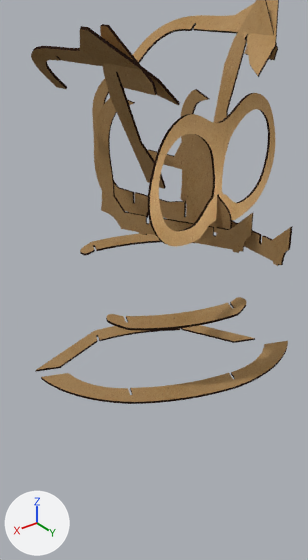
A saved change to the Blender file LaserConstructionPlan/snowyOwl_smal.blend.
Rendered twice from the file's camera 'Camera.001'. The axes (+X, +Y, +Z) are drawn at lower left. The lights are the same throughout. The same objects are shown in both versions, whatever each file hides.

Before the edit, the objects in view are built like this:
```python
ob_beaktoear_l = bpy.data.objects.new('BeakToEar_L', cu_earandeyerest)
ob_beaktoear_l.parent = ob_headrotationpivot
ob_beaktoear_l.location = (0.525, 0.36, 6.065)
ob_beaktoear_l.rotation_euler = (1.99, 0.0, 1.571)  # degrees (114, 0, 90)
ob_beaktoear_r = bpy.data.objects.new('BeakToEar_R', cu_earandeyerest)
ob_beaktoear_r.parent = ob_headrotationpivot
ob_beaktoear_r.location = (-0.531, 0.36, 6.078)
ob_beaktoear_r.rotation_euler = (1.152, 0.0, 1.571)  # degrees (66, 0, 90)
ob_beziercircle_016 = bpy.data.objects.new('BezierCircle.016', cu_collar)
ob_beziercircle_016.parent = ob_root
ob_beziercircle_016.location = (0.0, 0.0732, 4.584)
ob_browtoear_l = bpy.data.objects.new('BrowToEar_L', cu_browtoear)
ob_browtoear_l.parent = ob_headrotationpivot
ob_browtoear_l.location = (-0.702, 0.88, 7.123)
ob_browtoear_l.rotation_euler = (0.716, 0.0, 1.571)  # degrees (41, 0, 90)
ob_browtoear_r = bpy.data.objects.new('BrowToEar_R', cu_browtoear)
ob_browtoear_r.parent = ob_headrotationpivot
ob_browtoear_r.location = (0.658, 0.88, 7.085)
ob_browtoear_r.rotation_euler = (2.426, 0.0, 1.571)  # degrees (139, 0, 90)
ob_eyenose_l = bpy.data.objects.new('EyeNose_L', cu_eyenose)
ob_eyenose_l.parent = ob_headrotationpivot
ob_eyenose_l.location = (0.103, 1.822, 5.403)
ob_eyenose_l.rotation_euler = (1.571, 0.0, 1.309)  # degrees (90, 0, 75)
ob_eyenose_r = bpy.data.objects.new('EyeNose_R', cu_eyenose)
ob_eyenose_r.parent = ob_headrotationpivot
ob_eyenose_r.location = (0.0367, 1.3, 5.403)
ob_eyenose_r.rotation_euler = (1.571, 0.0, 1.833)  # degrees (90, 0, 105)
ob_headrotationpivot = bpy.data.objects.new('HeadRotationPivot', None)
ob_headrotationpivot.parent = ob_root
ob_headrotationpivot.location = (0.0, -0.0478, 5.335)
ob_headrotationpivot.rotation_euler = (0.0, 0.0, 0.626)  # degrees (0, 0, 36)
ob_root = bpy.data.objects.new('Root', None)
ob_root.location = (0.0, -0.062, 0.705)
ob_root.rotation_euler = (0.0, 0.0, -0.399)  # degrees (0, 0, -23)
# also in view: 'BezierCircle.013' at (-0.4, -1.06, 4.6); 'Back' at (-0.21, -0.76, 3.06); 'BeakToBack' at (0.01, -0.06, 6.29); 'Eyes' at (-0.18, 0.77, 6.26); 'Breast' at (0.2, 0.6, 3.68)
```
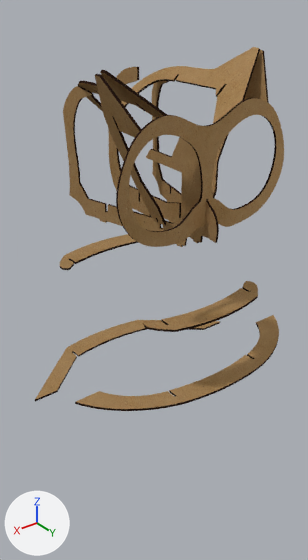
ob_headrotationpivot is not drawn itself; it is the parent of ob_eyes, ob_beaktoback, ob_eyenose_r, ob_eyenose_l, ob_headback, ob_browtoear_r, ob_browtoear_l, ob_beaktoear_l.
ob_root is not drawn itself; it is the parent of ob_neck_turnsupport_head, ob_servounderlay, ob_neckcorrection_r, ob_neckcorrection_l, ob_rump2, ob_rump, ob_wing2_r, ob_wing1_r.

Edits to the bpy script that builds the scene:
```text
Change ob_eyenose_r:
    ob_eyenose_r.location: (0.0367, 1.3, 5.403) -> (0.179, 0.768, 5.403)
Change ob_eyenose_l:
    ob_eyenose_l.location: (0.103, 1.822, 5.403) -> (-0.179, 0.768, 5.403)
Change ob_browtoear_r:
    ob_browtoear_r.location: (0.658, 0.88, 7.085) -> (0.1, 0.88, 6.6)
Change ob_browtoear_l:
    ob_browtoear_l.location: (-0.702, 0.88, 7.123) -> (-0.1, 0.88, 6.6)
Change ob_beaktoear_l:
    ob_beaktoear_l.location: (0.525, 0.36, 6.065) -> (0.3, 0.36, 5.56)
Change ob_beaktoear_r:
    ob_beaktoear_r.location: (-0.531, 0.36, 6.078) -> (-0.3, 0.36, 5.56)
Change ob_headrotationpivot:
    ob_headrotationpivot.rotation_euler: (0.0, 0.0, 0.626) -> (0.0, 0.0, 0.0)  # degrees (0, 0, 36) -> degrees (0, 0, 0)
Change ob_root:
    ob_root.rotation_euler: (0.0, 0.0, -0.399) -> (0.0, 0.0, 0.0)  # degrees (0, 0, -23) -> degrees (0, 0, 0)
```

Pixel boxes (x1, y1, x2, y2) of what changed, in the pictures (308 x 560 px):
'Eyes', turned: before (147, 93, 275, 246); after (116, 98, 284, 247)
'BeakToBack', turned: before (92, 79, 232, 232); after (108, 67, 219, 243)
'Breast', turned: before (41, 341, 288, 404); after (75, 315, 279, 411)
'BrowToEar_L', moved, turned: before (133, 0, 279, 77); after (121, 47, 260, 123)
'EyeNose_R', moved, turned: before (96, 98, 253, 253); after (63, 86, 190, 247)
'BeakToEar_L', moved, turned: before (100, 24, 166, 189); after (95, 74, 166, 226)
'BrowToEar_R', moved, turned: before (31, 26, 180, 106); after (78, 70, 167, 118)
'BeakToEar_R', moved, turned: before (213, 0, 278, 148); after (212, 50, 269, 198)
'Back', turned: before (36, 325, 255, 372); after (35, 320, 220, 401)
'BezierCircle.016', turned: before (106, 297, 246, 331); after (144, 281, 258, 332)
'EyeNose_L', moved, turned: before (180, 89, 293, 266); after (152, 81, 181, 203)
'BezierCircle.013', turned: before (80, 234, 194, 255); after (60, 234, 139, 270)
